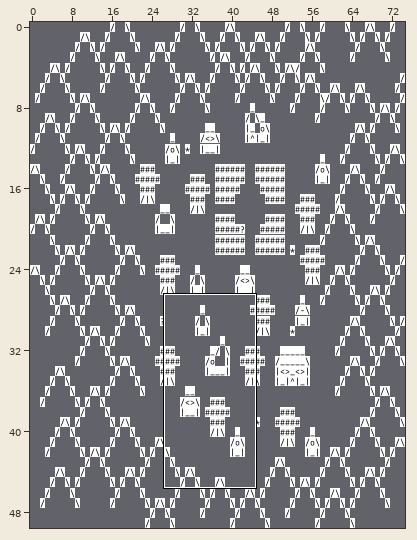
Tiled map -- tiled_map/vanaheim.tmx. The picture above shows the old version from afar; the outline marks the close-up.
Close-up. As it was:
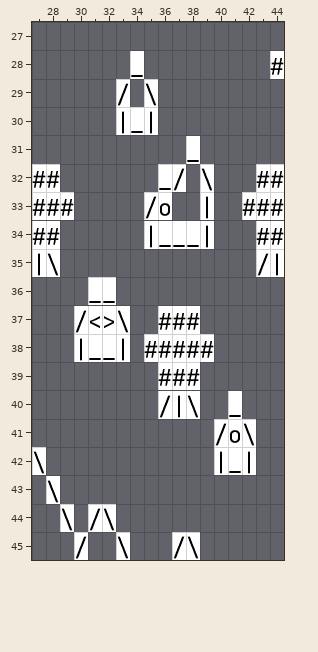
Cells are 42x85 px. Shown: x 27..44, y 27..45. The commit also changed other parts of the map, which this record leaves out.
Now the later version:
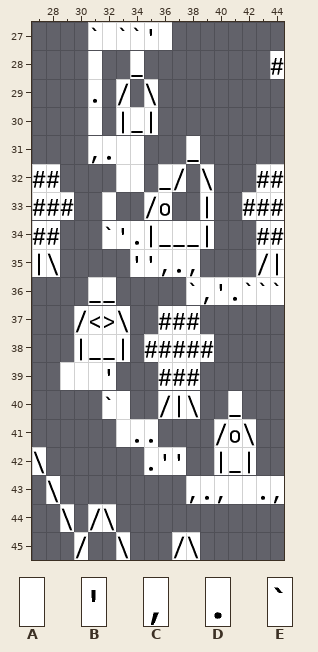
Key: from "Asci_tileset": A 0, B 7, C 12, D 14, E 64.
_ is an empty cell.
Changes in this commit:
Layer "Calque de Tuiles 1":
The author put tile A in row 27 at x 32 and 36; in row 28 at x 31; in row 30 at x 31; in rows 31 to 32 at x 33 to 34; in row 33 at x 32; in row 39 at x 29 to 31.
The author put tile A in rows 40 to 41 at x 33; in row 43 at x 41 to 42.
The author put tile B in row 27 at x 35; in row 34 at x 33; in row 35 at x 34 to 35; in row 36 at x 40; in row 39 at x 32; in row 42 at x 36 to 37.
The author put tile C in row 31 at x 31; in row 35 at x 36 and 38; in row 36 at x 39; in row 43 at x 38, 40 and 44.
The author put tile D in row 29 at x 31; in row 31 at x 32; in row 34 at x 34; in row 35 at x 37; in row 36 at x 41; in row 41 at x 34 to 35.
The author put tile D in row 42 at x 35; in row 43 at x 39 and 43.
The author put tile E in row 27 at x 31 and 33 to 34; in row 34 at x 32; in row 36 at x 38 and 42 to 44; in row 40 at x 32.
Changed places in both close-ups, as pixel boxes (x1, y1, x2, y2):
added: (88, 22, 284, 305)
added: (60, 362, 284, 504)
